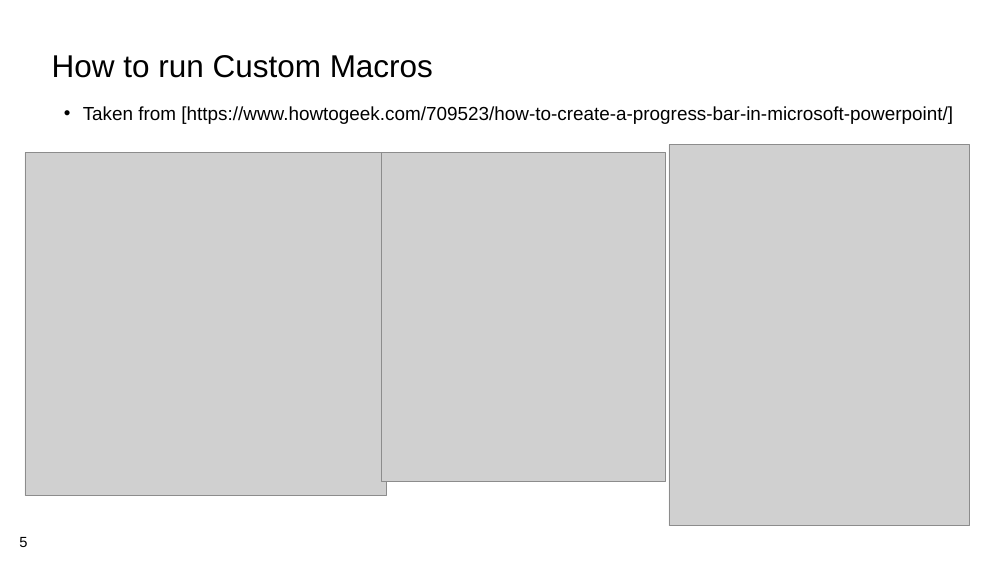
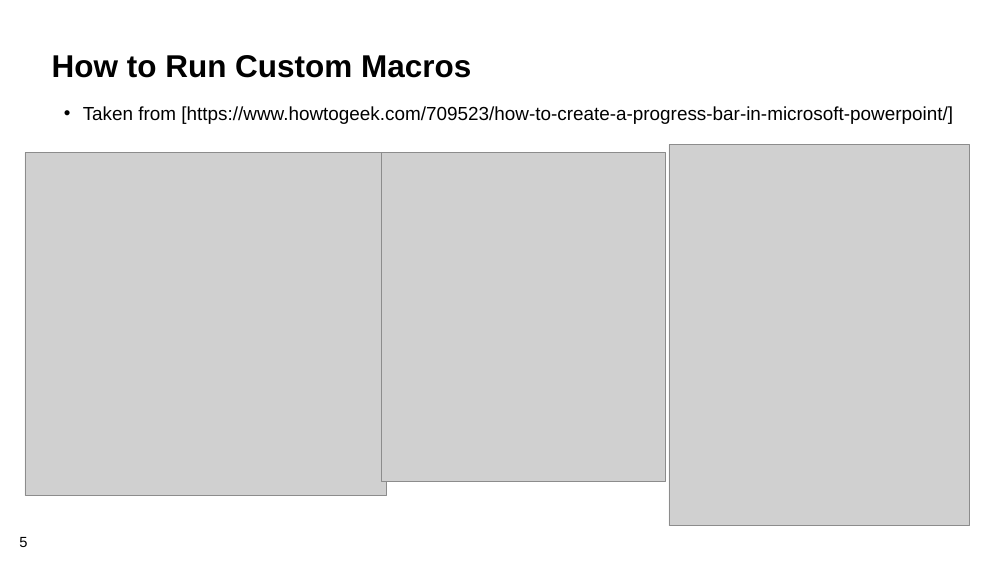
Before and after one commit to ARTS-Laboratory/ARTS-Lab-Branding, a slide deck: slide 5 of PowerPoint/ARTS-Lab_UofSC_slide_template.pptx. Drawn at 1008x567 pixels with LibreOffice and Linux fonts; fonts in the diff are those of the drawing; grey boxes stand for pictures; background and template pictures are left out. Boxes give left, top, right and bottom in pixels: in the first picture for what was removed or moved away, otherwise in the second. Text is boxed around its words. In the diff, an @@ line names an element or a change of style, - is before the commit and + after.

```diff
--- a/PowerPoint/ARTS-Lab_UofSC_slide_template.pptx
+++ b/PowerPoint/ARTS-Lab_UofSC_slide_template.pptx
@@ text at box(52, 55, 471, 78): text changed; bold on @@
-How to run Custom Macros
+How to Run Custom Macros
```
Also in this commit, not shown: 2 other slides changed.
